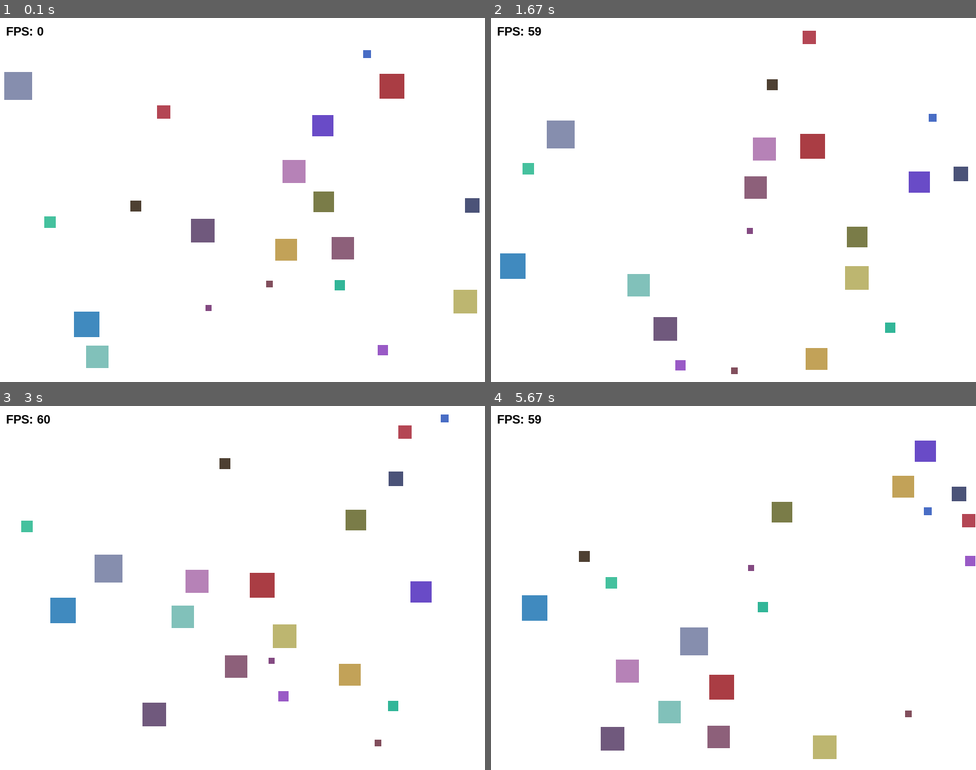
Above: before the commit, frames 1-4 (two rows, left to right).
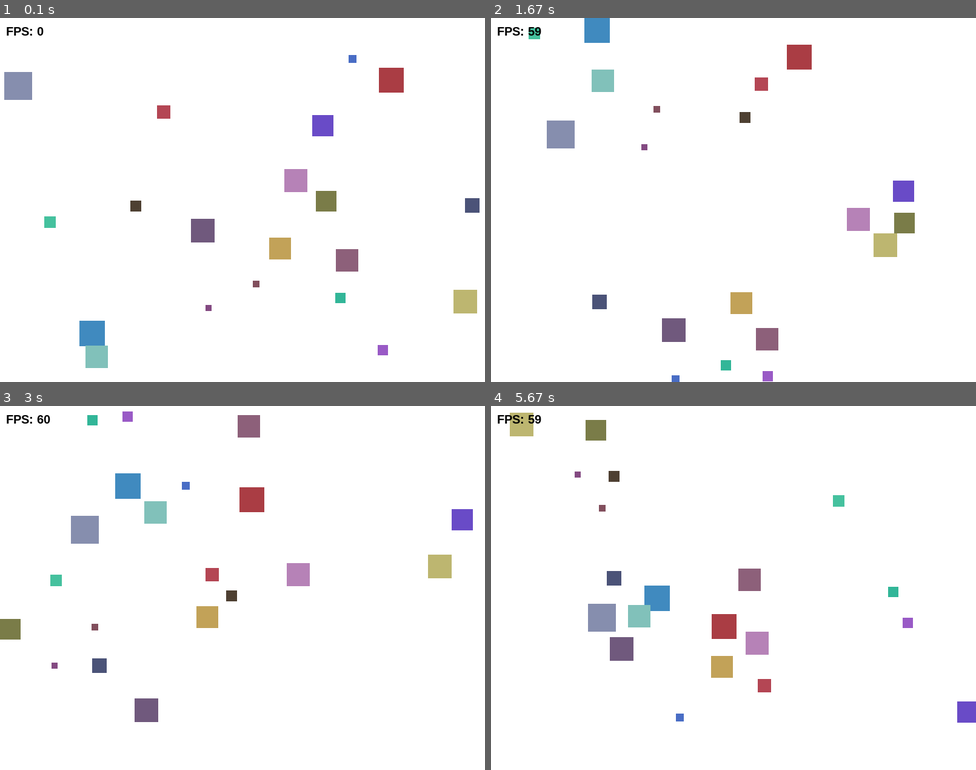
Above: after the commit, the same moments.

Repository: demod-s-tmg/lab8-pygame
Game: pygame game, started from main.py
Two runs of this game, one before a commit and one after it. Both use one fixed random seed, a clock stepped at 60 frames per second and the inputs below.
Inputs:
- Up to frame 1 (0.1 s): no input
- Up to frame 2 (1.67 s): no input
- Up to frame 3 (3 s): no input
- Up to frame 4 (5.67 s): no input

The runs differ from the first frame. In frame 1, 1.7% of the frame differs, in the area x 15-84%, y 8-97%; in frame 2, 6.6%; in frame 3, 7.6%; in frame 4, 7.8%, in the area x 3-100%, y 1-97%.

Commit message:
feat: Chasing Behavior

Diff:
--- a/main.py
+++ b/main.py
@@ -18,6 +18,9 @@
 
 FLEE_RADIUS = 60
 
+# Added a slightly larger radius for the chase behavior.
+CHASE_RADIUS = 90
+
 BACKGROUND_COLOR = (255, 255, 255)
 FPS = 60
 
@@ -48,6 +51,42 @@
         # Random lifespan between 30 and 180 seconds, converted to milliseconds.
         self.lifespan: float = random.uniform(30.0, 180.0) * 1000
 
+        # Duplicated the flee pattern but reversed the logic to chase smaller squares
+
+    def chase(self, others: List["Square"]):
+        chase_vx = 0
+        chase_vy = 0
+        count = 0
+
+        center_x = self.x + self.size / 2
+        center_y = self.y + self.size / 2
+
+        for other in others:
+            if other is self:
+                continue
+
+            # Check if I am bigger than the other square
+            if self.size > other.size:
+                other_center_x = other.x + other.size / 2
+                other_center_y = other.y + other.size / 2
+
+                # Calculate vector TOWARDS the other square
+                dx = other_center_x - center_x
+                dy = other_center_y - center_y
+                dist = math.hypot(dx, dy)
+
+                if 0 < dist < CHASE_RADIUS:
+                    chase_vx += dx / dist
+                    chase_vy += dy / dist
+                    count += 1
+
+        # If we found prey, update our velocity towards them
+        if count > 0:
+            mag = math.hypot(chase_vx, chase_vy)
+            if mag > 0:
+                self.vx = (chase_vx / mag) * self.max_speed
+                self.vy = (chase_vy / mag) * self.max_speed
+
     def flee(self, others: List["Square"]):
         flee_vx = 0
         flee_vy = 0
@@ -92,19 +131,16 @@
         self.x += self.vx
         self.y += self.vy
 
-        if self.x <= 0:
-            self.x = 0
-            self.vx *= -1
-        elif self.x + self.size >= SCREEN_WIDTH:
-            self.x = SCREEN_WIDTH - self.size
-            self.vx *= -1
-
-        if self.y <= 0:
-            self.y = 0
-            self.vy *= -1
-        elif self.y + self.size >= SCREEN_HEIGHT:
-            self.y = SCREEN_HEIGHT - self.size
-            self.vy *= -1
+        # Screen Wrapping instead of Hard Boundaries to prevent wall pinning
+        if self.x < -self.size:
+            self.x = SCREEN_WIDTH
+        elif self.x > SCREEN_WIDTH:
+            self.x = -self.size
+
+        if self.y < -self.size:
+            self.y = SCREEN_HEIGHT
+        elif self.y > SCREEN_HEIGHT:
+            self.y = -self.size
 
     def draw(self, screen):
         pygame.draw.rect(screen, self.color, (self.x, self.y, self.size, self.size))
@@ -124,7 +160,7 @@
 
 def main():
     screen = pygame.display.set_mode((SCREEN_WIDTH, SCREEN_HEIGHT))
-    pygame.display.set_caption("LAB 10 - Moving Squares Part 3")
+    pygame.display.set_caption("LAB 11 - Moving Squares Part IV")
     clock = pygame.time.Clock()
     squares = create_squares(NUM_SQUARES)
 
@@ -140,21 +176,16 @@
 
         current_time = pygame.time.get_ticks()
 
-        # I used an index loop here so I can easily replace the dead squares
-        # without messing up the list while iterating!
         for i in range(len(squares)):
-            # Check if it has outlived its lifespan
             if current_time - squares[i].birth_time > squares[i].lifespan:
-                # Rebirth! Create a new square with a new random size and position
                 size = random.uniform(MIN_SIZE, MAX_SIZE)
                 random_x = random.uniform(0, SCREEN_WIDTH - size)
                 random_y = random.uniform(0, SCREEN_HEIGHT - size)
 
-                # Replace the old dead square with the shiny new one!
                 squares[i] = Square(random_x, random_y, size)
 
-        # Standard update and draw
         for square in squares:
+            square.chase(squares)
             square.flee(squares)
             square.update()
             square.draw(screen)
Not shown, changed: MY_NOTES.md
